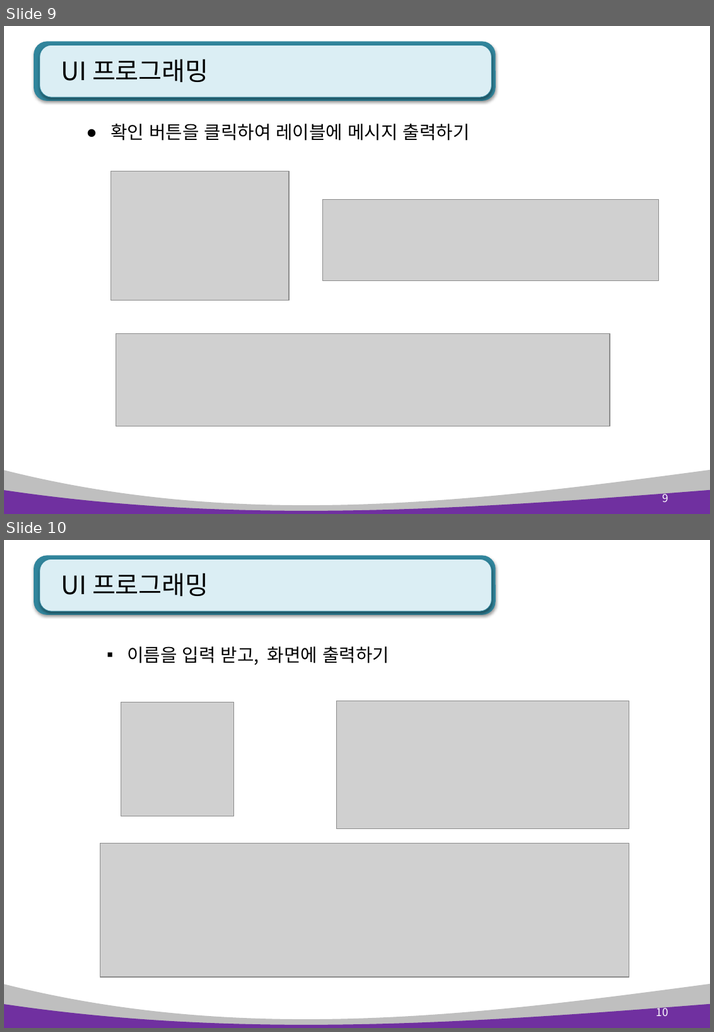
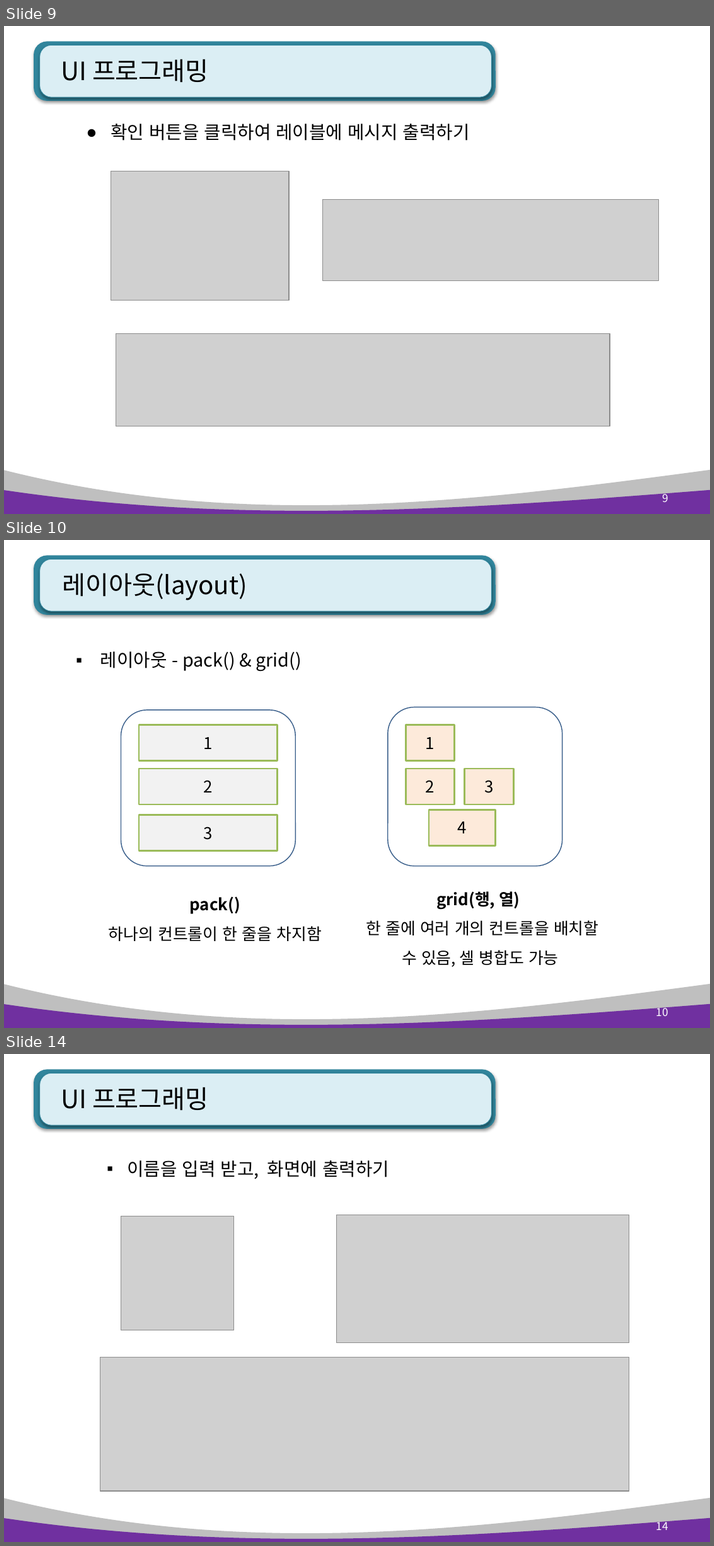
Before and after one commit to kiyongee2/green_project_web, a slide deck: python_ppt/Python 11장. GUI 프로그래밍.pptx. Shown one above the other, each under a label of ours: slides 9 and 10 before the commit, slides 9, 10 and 14 after it; the slides between them are not shown. The pictures are 714x1032 and 714x1546 pixels, drawn with LibreOffice and Linux fonts; fonts in the diff are those of the drawing; grey boxes stand for pictures. Boxes give left, top, right and bottom in pixels: in the first picture for what was removed or moved away, otherwise in the second. Text is boxed around its words. In the diff, an @@ line names an element or a change of style, - is before the commit and + after.

```diff
--- a/python_ppt/Python 11장. GUI 프로그래밍.pptx
+++ b/python_ppt/Python 11장. GUI 프로그래밍.pptx
@@ slide 10 added at box(4, 540, 710, 1028), background #FFFFFF; not listed: 4 template elements that a slide beside it also shows @@
@@ title added at box(63, 573, 247, 600), 28 pt, text #000000 @@
+레이아웃(layout)
@@ text added at box(100, 652, 301, 671), 20 pt, text #000000 @@
+▪ 레이아웃 - pack() & grid()
@@ rounded rectangle added at box(388, 708, 562, 866), outline #3A5F8C 1 pt @@
@@ rounded rectangle added at box(121, 710, 295, 866), outline #3A5F8C 1 pt @@
@@ rectangle added at box(139, 725, 277, 761), fill #F2F2F2, outline #9BBB59 2 pt, 18 pt, text #000000 @@
+1
@@ rectangle added at box(405, 725, 454, 761), fill #FDEADA, outline #9BBB59 2 pt, 18 pt, text #000000 @@
+1
@@ rectangle added at box(139, 769, 277, 805), fill #F2F2F2, outline #9BBB59 2 pt, 18 pt, text #000000 @@
+2
@@ rectangle added at box(405, 769, 454, 805), fill #FDEADA, outline #9BBB59 2 pt, 18 pt, text #000000 @@
+2
@@ rectangle added at box(465, 769, 514, 805), fill #FDEADA, outline #9BBB59 2 pt, 18 pt, text #000000 @@
+3
@@ rectangle added at box(139, 815, 277, 851), fill #F2F2F2, outline #9BBB59 2 pt, 18 pt, text #000000 @@
+3
@@ rectangle added at box(429, 810, 495, 846), fill #FDEADA, outline #9BBB59 2 pt, 18 pt, text #000000 @@
+4
@@ text added at box(109, 897, 321, 941), 18 pt, text #000000 @@
+pack()
+하나의 컨트롤이 한 줄을 차지함
@@ text added at box(366, 892, 598, 967), 18 pt, text #000000 @@
+grid(행, 열)
+한 줄에 여러 개의 컨트롤을 배치할 수 있음, 셀 병합도 가능
@@ page number added at box(655, 1006, 667, 1016), 12 pt, text #FFFFFF @@
+10
@@ what was slide 10 is now slide 14 @@
@@ page number at box(655, 1520, 667, 1530): text changed @@
-10
+14
```
Also in this commit, not shown: 4 slides changed, 12 other slides added, 7 other files.
